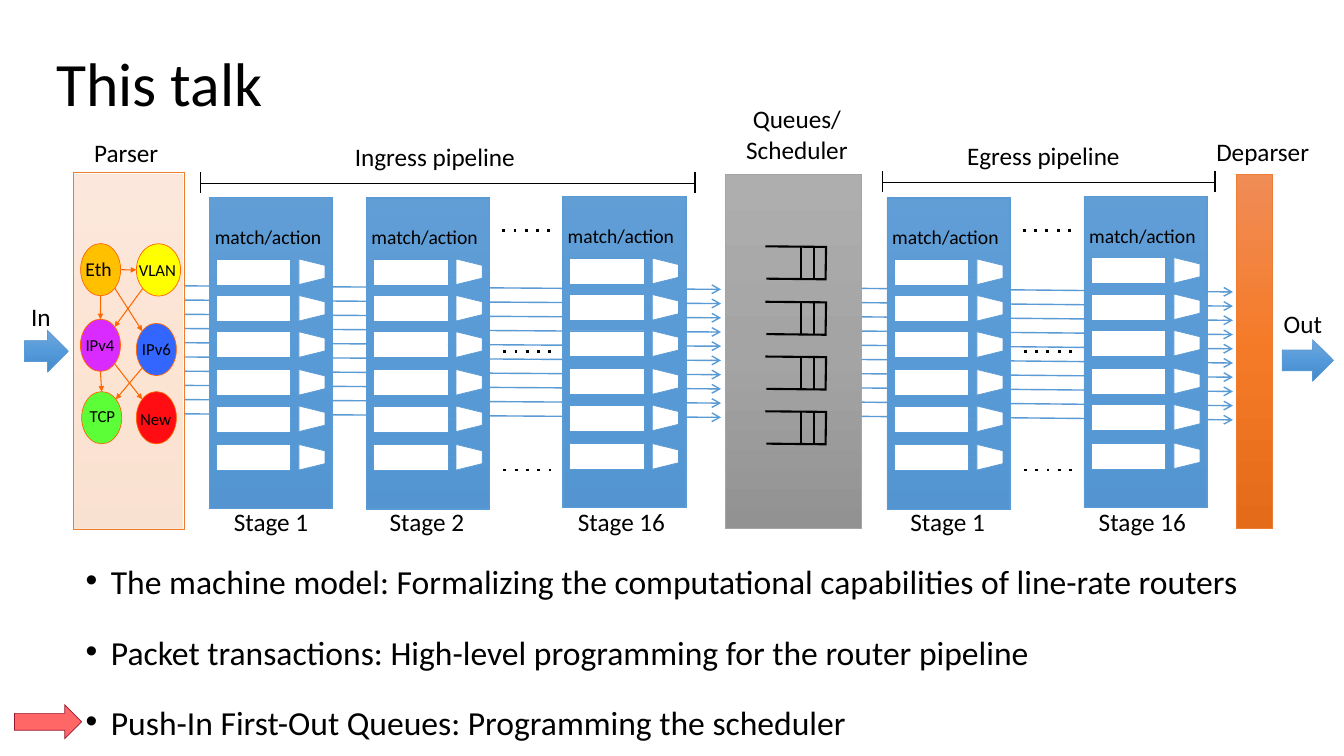
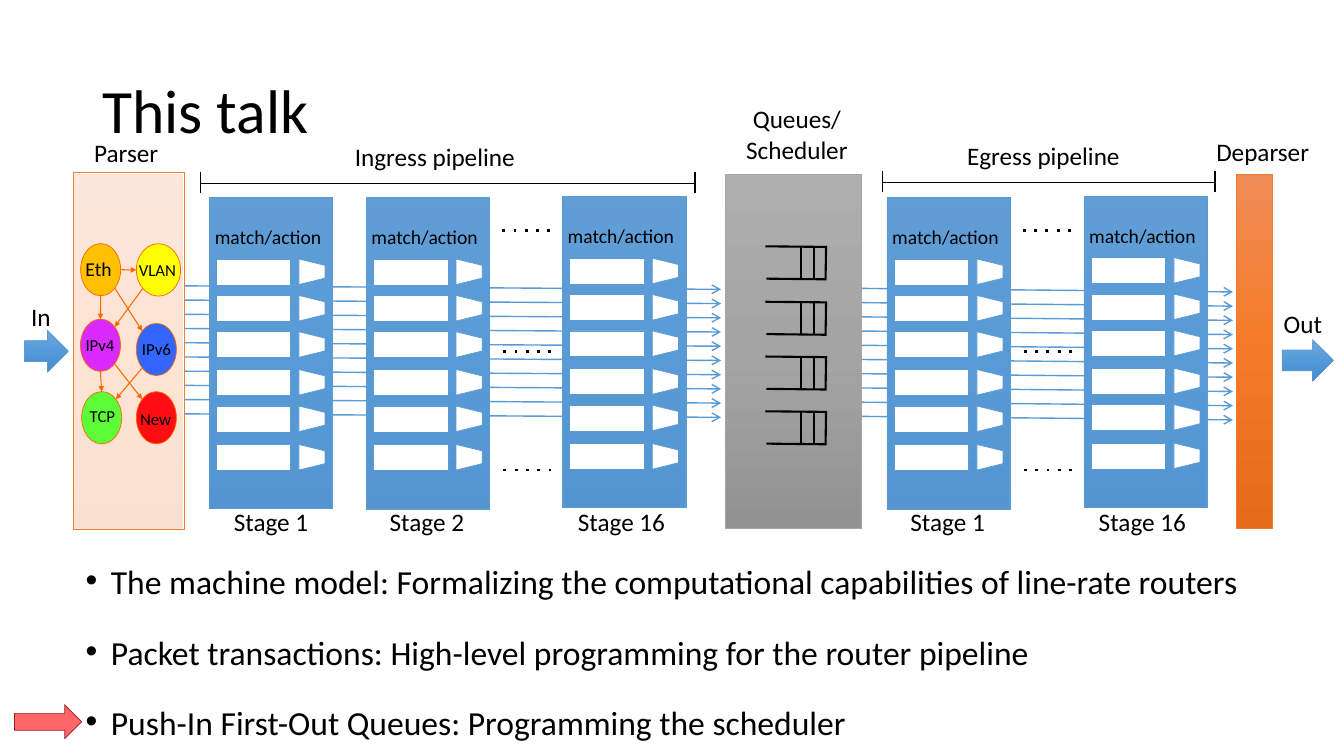
Before and after one commit to anirudhSK/pifo-domino-marple-ppts, a slide deck: slide 33 of combined_domino_pifo.pptx. Drawn at 1344x756 pixels with LibreOffice and Linux fonts; fonts in the diff are those of the drawing. Boxes give left, top, right and bottom in pixels: in the first picture for what was removed or moved away, otherwise in the second. Text is boxed around its words. In the diff, an @@ line names an element or a change of style, - is before the commit and + after.

Commit message:
Fix alignment of This talk slide

```diff
--- a/combined_domino_pifo.pptx
+++ b/combined_domino_pifo.pptx
@@ text "This talk": place and size @@
-text "This talk" at [171, 63, 262, 107]
+text "This talk" at [56, 90, 268, 116]
@@ text "This talk" at [56, 90, 268, 116]: line spacing 1 to 0.9 @@
```
Also in this commit, not shown: 2 other slides changed.
